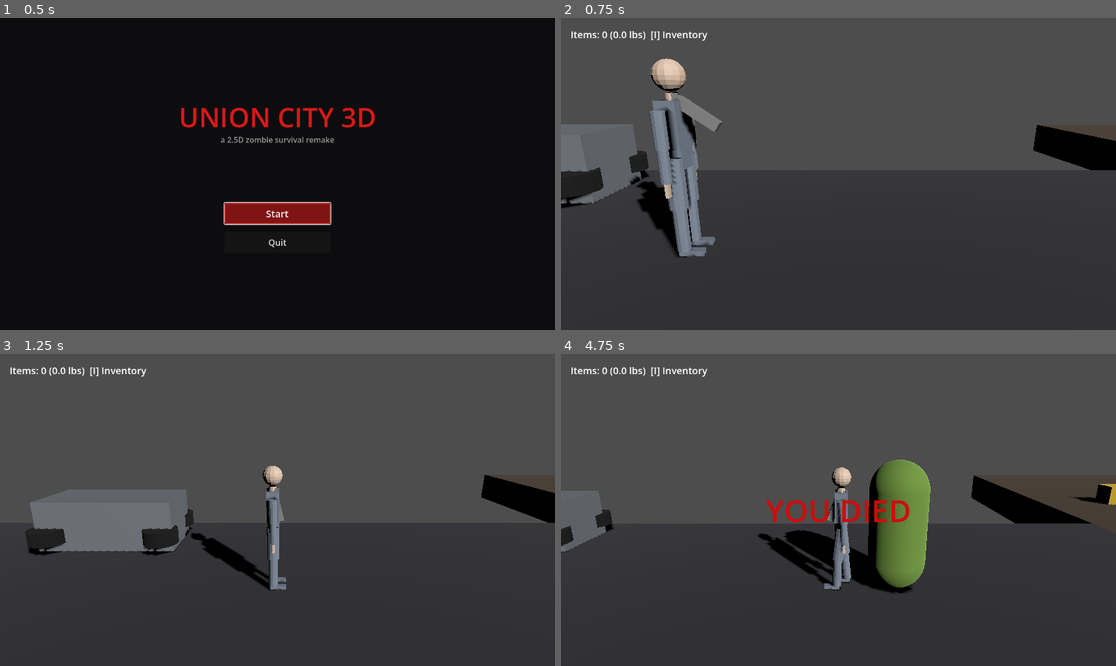
Above: before the commit, frames 1-4 (two rows, left to right).
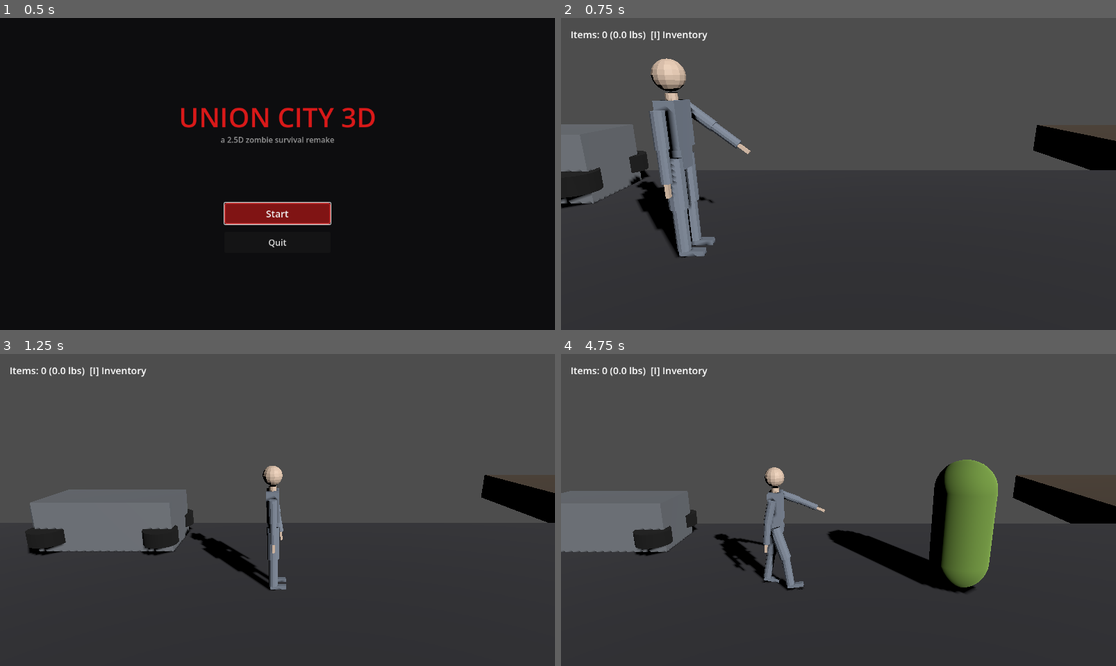
Above: after the commit, the same moments.

Repository: Natkiio/union-city-3d-remake
Game: Godot game, scene res://scenes/ui/main_menu.tscn
Same seed, same stepped clock (60 frames per second), same inputs: the game is played once before the commit and once after it.
Inputs (mouse positions are in pixels of both pictures, inside the frame that each line leads up to):
- Up to frame 1 (0.5 s): no input
- Up to frame 2 (0.75 s): click "Start" at 0.5 s
- Up to frame 3 (1.25 s): no input
- Up to frame 4 (4.75 s): tap Enter at 1.25 s; move the mouse to (960, 494) at 1.27 s; hold D (move_right) 1.28-2.03 s; tap Space (attack) at 1.35, 2.1, 3.05, 3.8, 4.55 s; move the mouse to (727, 525) at 2.02 s; hold A (move_left) 2.03-2.78 s; move the mouse to (894, 441) at 2.77 s; hold D (move_right) 2.78-4.28 s; tap E (interact) at 2.85 s; move the mouse to (810, 572) at 3.52 s; tap 1 at 3.6 s; move the mouse to (1005, 556) at 4.27 s; hold A (move_left) from 4.28 s (still down); tap 9 at 4.35 s

Frame 1 is identical in both runs. In frame 2, 0.6% of the frame differs, in the area x 18-35%, y 23-60%; in frame 3, 0.1%; in frame 4, 19%, in the area x 0-100%, y 33-77%.

Commit message:
Make the character's actual arm point and swing, not a floating box
Replaced the detached WeaponPivot/box-fist prop with real posing of
the right arm bone (UpperArm_R) toward the aim target every frame, so
the arm you see is the thing that aims -- no more disconnected
rectangle coming out of the neck.

- player.gd: _arm_pose_for_pitch() composes a 'raise to forward' local
  Z rotation with the aim pitch on local X. Both axes were determined
  empirically at runtime in Godot (not carried over from the earlier
  Blender-space diagnostic, which doesn't apply once the whole model
  is also yawed 90deg to face sideways -- bone-local axes don't map
  to world axes the same way in the two spaces). Forearm_R and Hand_R
  are left untouched since their rest pose is already a straight
  continuation of the upper arm, so overriding just the upper arm
  bone extends the whole forearm+hand with it.
- The arm's pose is applied in a new _process() (not _physics_process)
  with the player's process_priority raised, specifically so it runs
  AFTER AnimationPlayer's own idle/walk update in the same frame --
  otherwise the Idle/Walk animation (which also keyframes this bone)
  would stomp our aim pose right back every tick.
- The attack hitbox moved from the old floating pivot onto a real
  BoneAttachment3D on the Hand_R bone, so hit detection now originates
  from the actual fist position.
- Fixed a real bug this exposed: the hitbox sitting right at the hand
  is now close enough to the player's own collision capsule that it
  was self-detecting the player (who also has take_damage()), meaning
  every punch would have silently damaged the player too. _do_attack()
  now explicitly skips body == self.

Verified headless: aiming level/up/down-right all produce the correct
elbow-to-shoulder direction (forward, forward+up, forward+down); ran
the Walk animation's own advance() ten times while re-asserting the
aim pose each step and confirmed it held steady rather than snapping
back to Walk's own ~22deg arm swing (the exact ordering risk this
needed); confirmed the hitbox overlap list now includes an actual
target standing at the hand's position and _do_attack() damages it
(50 -> 25 HP), and confirmed the player's own health is untouched by
their own punch. Reran the main and house-interior regressions.

Diff:
--- a/scenes/player/player.tscn
+++ b/scenes/player/player.tscn
@@ -8,10 +8,7 @@
 height = 1.8
 
 [sub_resource type="BoxShape3D" id="BoxShape3D_1"]
-size = Vector3(1.0, 1.0, 1.4)
-
-[sub_resource type="BoxMesh" id="BoxMesh_fist"]
-size = Vector3(0.09, 0.09, 0.45)
+size = Vector3(0.5, 0.5, 0.5)
 
 [node name="Player" type="CharacterBody3D" groups=["player"]]
 script = ExtResource("1")
@@ -22,15 +19,11 @@
 [node name="CollisionShape3D" type="CollisionShape3D" parent="."]
 shape = SubResource("CapsuleShape3D_1")
 
-[node name="WeaponPivot" type="Node3D" parent="."]
-position = Vector3(0, 0.5, 0)
+[node name="HandAttachment" type="BoneAttachment3D" parent="Model/MaleBasic_Armature/Skeleton3D"]
+bone_name = "Hand_R"
+use_external_skeleton = false
 
-[node name="WeaponVisual" type="MeshInstance3D" parent="WeaponPivot"]
-transform = Transform3D(1, 0, 0, 0, 1, 0, 0, 0, 1, 0, 0, -0.225)
-mesh = SubResource("BoxMesh_fist")
+[node name="AttackArea" type="Area3D" parent="Model/MaleBasic_Armature/Skeleton3D/HandAttachment"]
 
-[node name="AttackArea" type="Area3D" parent="WeaponPivot"]
-
-[node name="AttackShape" type="CollisionShape3D" parent="WeaponPivot/AttackArea"]
+[node name="AttackShape" type="CollisionShape3D" parent="Model/MaleBasic_Armature/Skeleton3D/HandAttachment/AttackArea"]
 shape = SubResource("BoxShape3D_1")
-position = Vector3(0, 0, -0.9)
--- a/scripts/player.gd
+++ b/scripts/player.gd
@@ -2,9 +2,12 @@
 ## 2.5D side-scroller player controller.
 ## Movement is locked to the X axis to match the original flash game's
 ## left/right lane movement; Z stays fixed on the game's "street plane".
-## Facing and attack direction are driven by the mouse, not movement —
-## matching the original game, where you aim your fist/weapon with the
-## cursor independently of which way you're walking.
+## Facing and aim are driven by the mouse, not movement — matching the
+## original game, where you aim your fist/weapon with the cursor
+## independently of which way you're walking. The actual right arm
+## bone is posed to point at the aim target every frame (not a
+## separate floating prop), so the model's own arm is the thing that
+## visibly aims.
 
 const SPEED: float = 6.0
 const ATTACK_RANGE: float = 1.6
@@ -18,11 +21,24 @@
 const ATTACK_COOLDOWN_TIME: float = 0.5
 
 var facing_dir: float = 1.0
+var aim_pitch: float = 0.0
 
 @onready var model: Node3D = $Model
-@onready var weapon_pivot: Node3D = $WeaponPivot
-@onready var attack_area: Area3D = $WeaponPivot/AttackArea
+@onready var attack_area: Area3D = $Model/MaleBasic_Armature/Skeleton3D/HandAttachment/AttackArea
 @onready var anim_player: AnimationPlayer = model.find_child("AnimationPlayer", true, false)
+@onready var skeleton: Skeleton3D = model.find_child("Skeleton3D", true, false)
+@onready var upper_arm_r_idx: int = skeleton.find_bone("UpperArm_R") if skeleton else -1
+
+## UpperArm_R's rest pose hangs straight down. This rotates it onto a
+## forward "ready to punch" pose (local Z by -90 deg) then tilts that
+## by the aim pitch (local X) -- empirically determined in Godot at
+## runtime (with the body already yawed to face sideways), since bone
+## axes don't map to world axes the same way they do in Blender's own
+## Z-up space before import/yaw.
+func _arm_pose_for_pitch(pitch: float) -> Quaternion:
+	var raise_to_forward := Basis(Vector3(0, 0, 1), -PI / 2.0)
+	var pitch_basis := Basis(Vector3(1, 0, 0), pitch)
+	return (raise_to_forward * pitch_basis).get_rotation_quaternion()
 
 func _ready() -> void:
 	if GameState.has_pending_spawn:
@@ -33,6 +49,11 @@
 			if anim_player.has_animation(anim_name):
 				anim_player.get_animation(anim_name).loop_mode = Animation.LOOP_PINGPONG
 		anim_player.play("Idle")
+	# AnimationPlayer also keyframes the arms (for the idle/walk swing);
+	# it updates during the default idle-process pass. Run our own arm
+	# aim override AFTER that in the same frame, or the animation would
+	# stomp it right back to the walk/idle pose every tick.
+	set_process_priority(100)
 
 func _physics_process(delta: float) -> void:
 	var input_dir := 0.0
@@ -60,6 +81,11 @@
 		_do_attack()
 
 
+func _process(_delta: float) -> void:
+	if skeleton and upper_arm_r_idx >= 0:
+		skeleton.set_bone_pose_rotation(upper_arm_r_idx, _arm_pose_for_pitch(aim_pitch))
+
+
 func _update_aim() -> void:
 	var camera := get_viewport().get_camera_3d()
 	if camera == null:
@@ -77,25 +103,26 @@
 
 
 ## Given a world-space aim point, face the body toward it (left/right)
-## and orient the weapon pivot to point at it (left/right + up/down).
-## Split out from _update_aim() so it can be tested directly without
-## depending on screen/mouse plumbing.
+## and store the pitch used to pose the arm. Split out from
+## _update_aim() so it can be tested directly without depending on
+## screen/mouse plumbing.
 func _apply_aim(aim_point: Vector3) -> void:
 	var dx := aim_point.x - global_position.x
 	if abs(dx) > 0.05:
 		facing_dir = sign(dx)
 	model.rotation.y = -PI / 2.0 if facing_dir > 0.0 else PI / 2.0
 
-	var dy := aim_point.y - weapon_pivot.global_position.y
+	var shoulder_height := global_position.y + 0.4
+	var dy := aim_point.y - shoulder_height
 	var horiz: float = max(abs(dx), 0.2) # avoid a degenerate near-vertical aim
-	var pitch: float = clamp(atan2(dy, horiz), -deg_to_rad(MAX_AIM_PITCH_DEG), deg_to_rad(MAX_AIM_PITCH_DEG))
-	var aim_dir := Vector3(facing_dir * cos(pitch), sin(pitch), 0.0)
-	weapon_pivot.look_at(weapon_pivot.global_position + aim_dir, Vector3.UP)
+	aim_pitch = clamp(atan2(dy, horiz), -deg_to_rad(MAX_AIM_PITCH_DEG), deg_to_rad(MAX_AIM_PITCH_DEG))
 
 
 func _do_attack() -> void:
 	attack_cooldown = ATTACK_COOLDOWN_TIME
 	for body in attack_area.get_overlapping_bodies():
+		if body == self:
+			continue # the hitbox sits on our own hand; never hit ourselves
 		if body.has_method("take_damage"):
 			body.take_damage(ATTACK_DAMAGE)
 	print("[Player] attack swung")
Not shown: 1 places in scenes/player/player.tscn that only renumber resources
